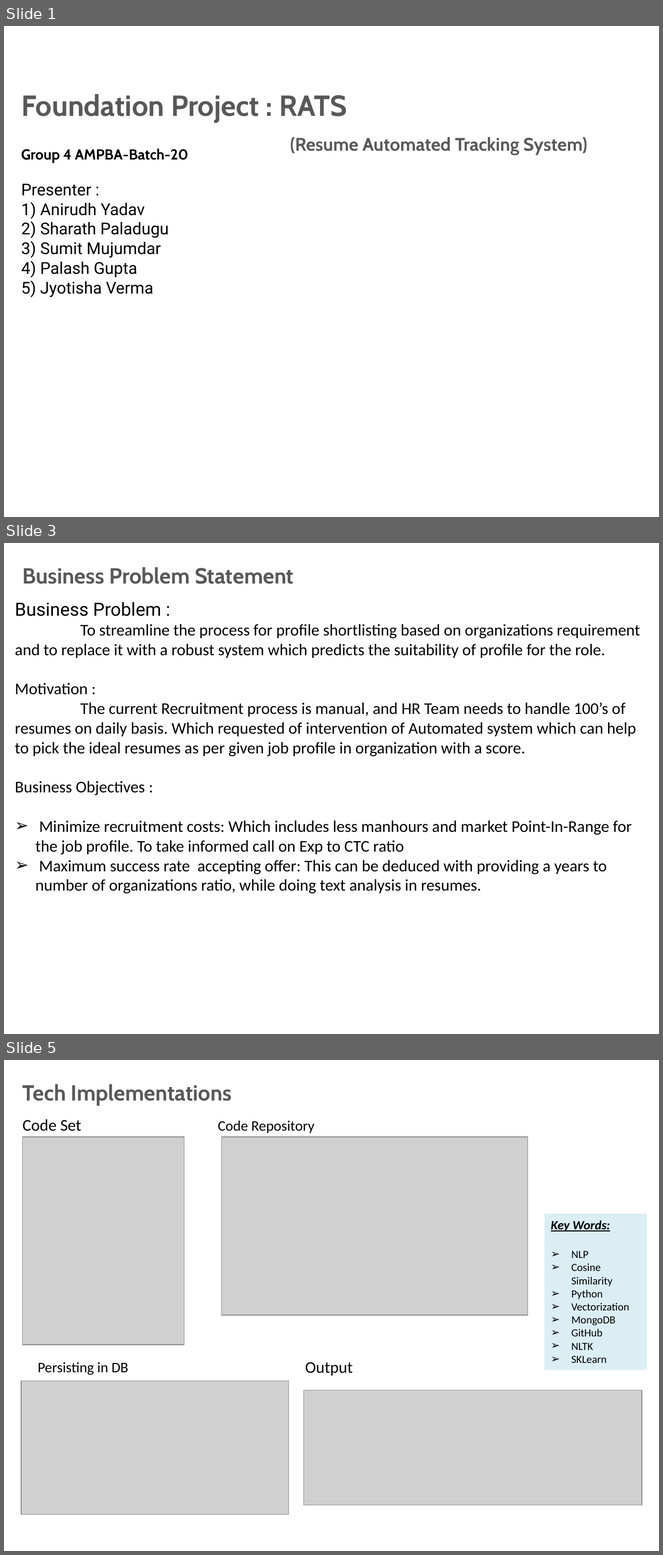
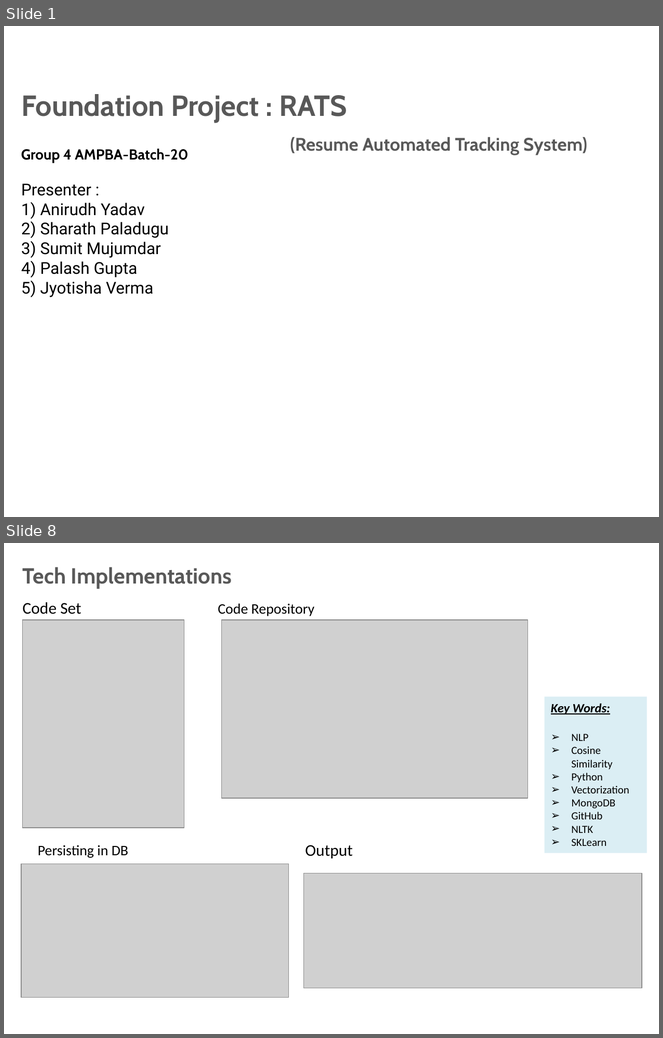
Before and after one commit to anirudhyadav/ISBG4FP1, a slide deck: Foundation_Project_G4__Final_Review_Trending_Jobs.pptx. Shown one above the other, each under a label of ours: slides 1, 3 and 5 before the commit, slides 1 and 8 after it; the slides between them are not shown. The pictures are 663x1555 and 663x1038 pixels, drawn with LibreOffice and Linux fonts; fonts in the diff are those of the drawing; grey boxes stand for pictures; background and template pictures are left out. Boxes give left, top, right and bottom in pixels: in the first picture for what was removed or moved away, otherwise in the second. Text is boxed around its words. In the diff, an @@ line names an element or a change of style, - is before the commit and + after.

```diff
--- a/Foundation_Project_G4__Final_Review_Trending_Jobs.pptx
+++ b/Foundation_Project_G4__Final_Review_Trending_Jobs.pptx
@@ slide 3 removed at (4,543,659,1034), background picture (left out); not listed: 1 template element that a slide beside it also shows @@
@@ title removed at (23,567,294,584) @@
-Business Problem Statement
@@ text removed at (15,602,640,894) @@
-Business Problem :
-To streamline the process for profile shortlisting based on organizations requirement and to replace it with a robust system which predicts the suitability of profile for the role.
-Motivation :
-The current Recruitment process is manual, and HR Team needs to handle 100’s of resumes on daily basis. Which requested of intervention of Automated system which can help to pick the ideal resumes as per given job profile in organization with a score.
-Business Objectives :
-➢ Minimize recruitment costs: Which includes less manhours and market Point-In-Range for the job profile. To take informed call on Exp to CTC ratio
-➢ Maximum success rate accepting offer: This can be deduced with providing a years to number of organizations ratio, while doing text analysis in resumes.
@@ what was slide 5 is now slide 8 @@
```
Also in this commit, not shown: 3 slides changed, 4 slides added, 1 other slide removed.
